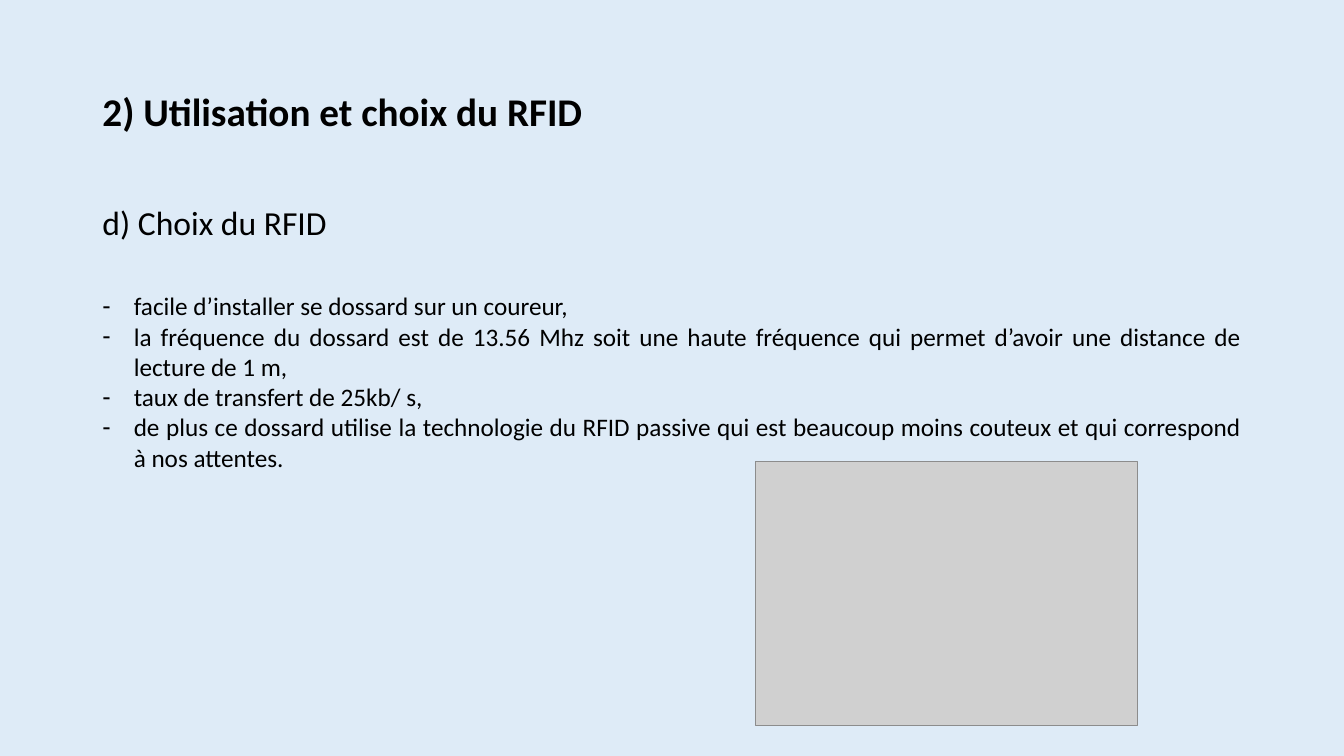
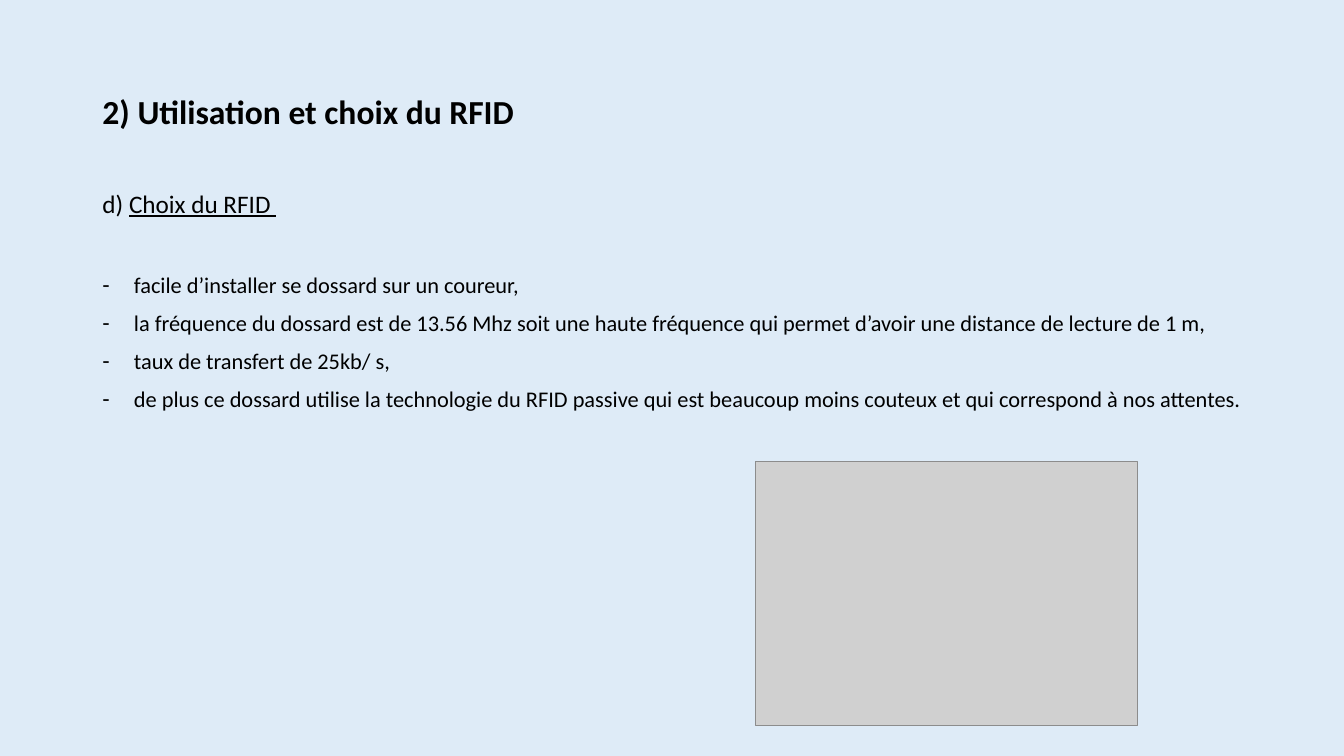
Before and after one commit to Maja2308/Projet_Cross, a slide deck: slide 18 of Diagrammes Communs/Presentation_Revue0.pptx (slide 20 before the commit). Drawn at 1344x756 pixels with LibreOffice and Linux fonts; fonts in the diff are those of the drawing; grey boxes stand for pictures. Boxes give left, top, right and bottom in pixels: in the first picture for what was removed or moved away, otherwise in the second. Text is boxed around its words. In the diff, an @@ line names an element or a change of style, - is before the commit and + after.

```diff
--- a/Diagrammes Communs/Presentation_Revue0.pptx
+++ b/Diagrammes Communs/Presentation_Revue0.pptx
@@ title "2) Utilisation et choix du ..." at (x1=102, y1=99, x2=513, y2=129): size 28 to 24 pt @@
@@ text "d) Choix du RFID" moved from (x1=102, y1=210, x2=327, y2=240) to (x1=102, y1=195, x2=1240, y2=411) @@
@@ text at (x1=102, y1=195, x2=270, y2=217): size 24 to 18 pt in "d) Choix du RFID"; underline on in "Choix du RFID" @@
@@ text at (x1=134, y1=277, x2=1240, y2=411): paragraphs added @@
+– facile d’installer se dossard sur un coureur,
+– la fréquence du dossard est de 13.56 Mhz soit une haute fréquence qui permet d’avoir une distance de lecture de 1 m,
+– taux de transfert de 25kb/ s,
+– de plus ce dossard utilise la technologie du RFID passive qui est beaucoup moins couteux et qui correspond à nos attentes.
@@ text removed at (x1=134, y1=297, x2=1240, y2=467) @@
-– facile d’installer se dossard sur un coureur,
-– la fréquence du dossard est de 13.56 Mhz soit une haute fréquence qui permet d’avoir une distance de lecture de 1 m,
-– taux de transfert de 25kb/ s,
-– de plus ce dossard utilise la technologie du RFID passive qui est beaucoup moins couteux et qui correspond à nos attentes.
```
Also in this commit, not shown: 6 other slides changed, 2 slides removed.
